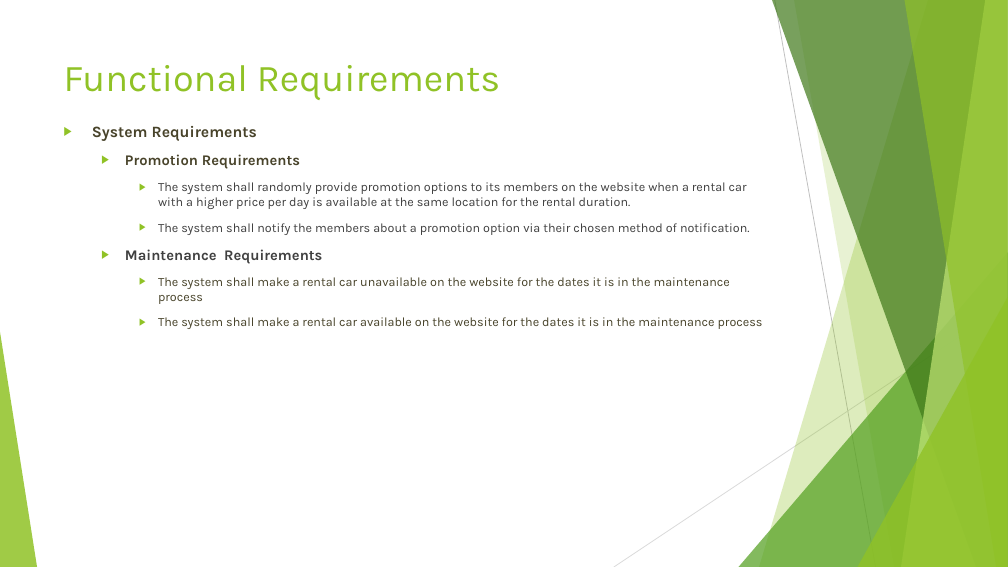
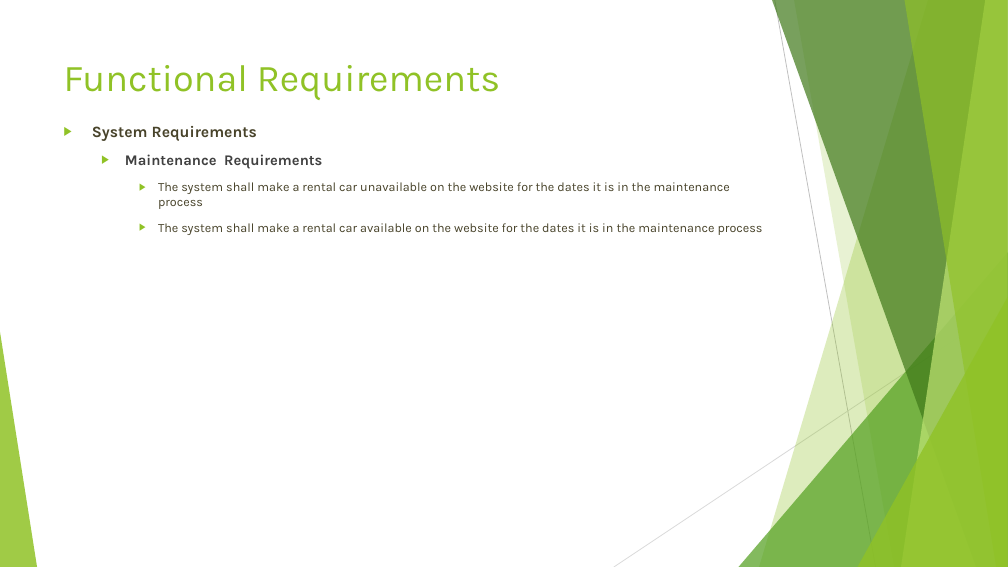
Before and after one commit to aysegulsari/SWE-530, a slide deck: slide 16 of Requirements/Online Car Rental System Requirements.pptx. Drawn at 1008x567 pixels with LibreOffice and Linux fonts; fonts in the diff are those of the drawing. Boxes give left, top, right and bottom in pixels: in the first picture for what was removed or moved away, otherwise in the second. Text is boxed around its words. In the diff, an @@ line names an element or a change of style, - is before the commit and + after.

Commit message:
Styling of requirement documents are updated

```diff
--- a/Requirements/Online Car Rental System Requirements.pptx
+++ b/Requirements/Online Car Rental System Requirements.pptx
@@ text at [125, 154, 750, 235]: paragraphs removed @@
-  ▶ Promotion Requirements
-    ▶ The system shall randomly provide promotion options to its members on the website when a rental car with a higher price per day is available at the same location for the rental duration.
-    ▶ The system shall notify the members about a promotion option via their chosen method of notification.
```
Also in this commit, not shown: 9 other slides changed, 1 other file.
